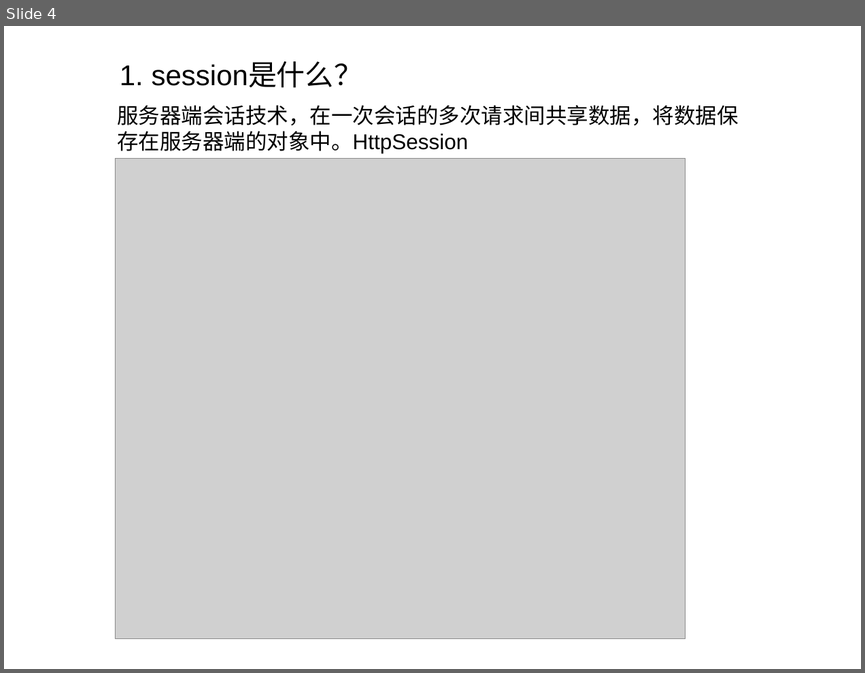
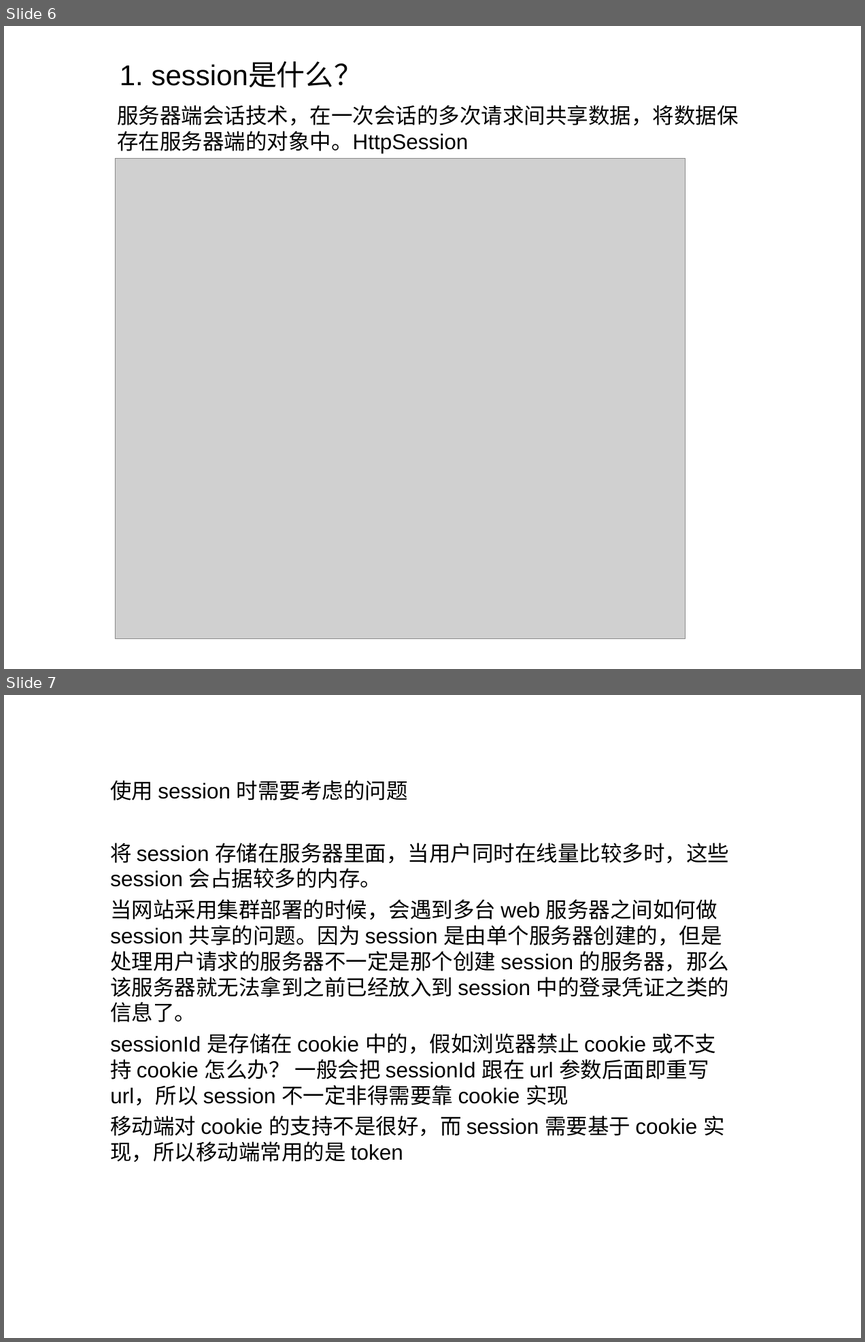
Before and after one commit to liyongjava36/oauth, a slide deck: 123.ppt. Shown one above the other, each under a label of ours: slide 4 before the commit, slides 6 and 7 after it. The pictures are 865x673 and 865x1342 pixels, drawn with LibreOffice and Linux fonts; fonts in the diff are those of the drawing; grey boxes stand for pictures. Boxes give left, top, right and bottom in pixels: in the first picture for what was removed or moved away, otherwise in the second. Text is boxed around its words. In the diff, an @@ line names an element or a change of style, - is before the commit and + after.

```diff
--- a/123.ppt
+++ b/123.ppt
@@ slide 7 added at (x1=4, y1=695, x2=861, y2=1338), background #FFFFFF @@
@@ subtitle added at (x1=110, y1=780, x2=730, y2=1161), 18 pt, text #000000 @@
+使用 session 时需要考虑的问题
+将 session 存储在服务器里面，当用户同时在线量比较多时，这些 session 会占据较多的内存。
+当网站采用集群部署的时候，会遇到多台 web 服务器之间如何做 session 共享的问题。因为 session 是由单个服务器创建的，但是处理用户请求的服务器不一定是那个创建 session 的服务器，那么该服务器就无法拿到之前已经放入到 session 中的登录凭证之类的信息了。
+sessionId 是存储在 cookie 中的，假如浏览器禁止 cookie 或不支持 cookie 怎么办？ 一般会把 sessionId 跟在 url 参数后面即重写 url，所以 session 不一定非得需要靠 cookie 实现
+移动端对 cookie 的支持不是很好，而 session 需要基于 cookie 实现，所以移动端常用的是 token
@@ what was slide 4 is now slide 6 @@
```
Also in this commit, not shown: 2 slides changed, 3 other slides added, 2 slides removed.
